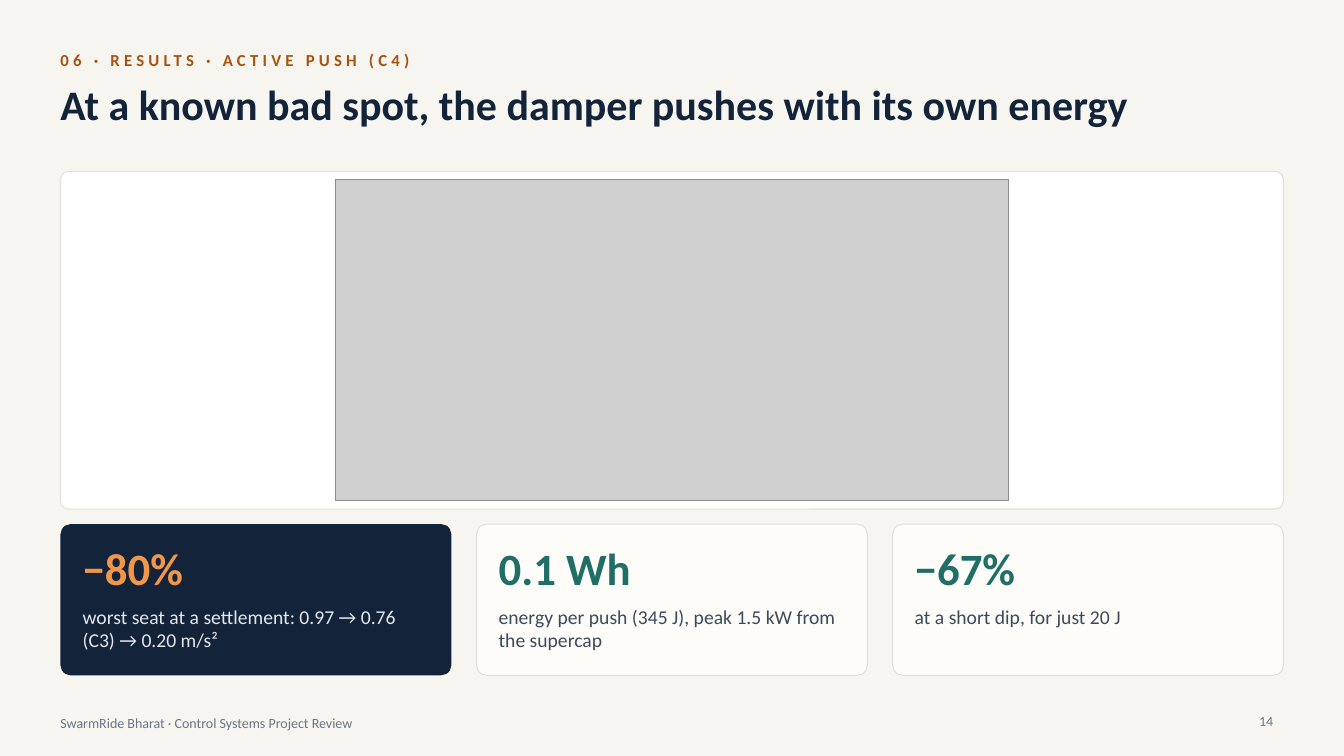
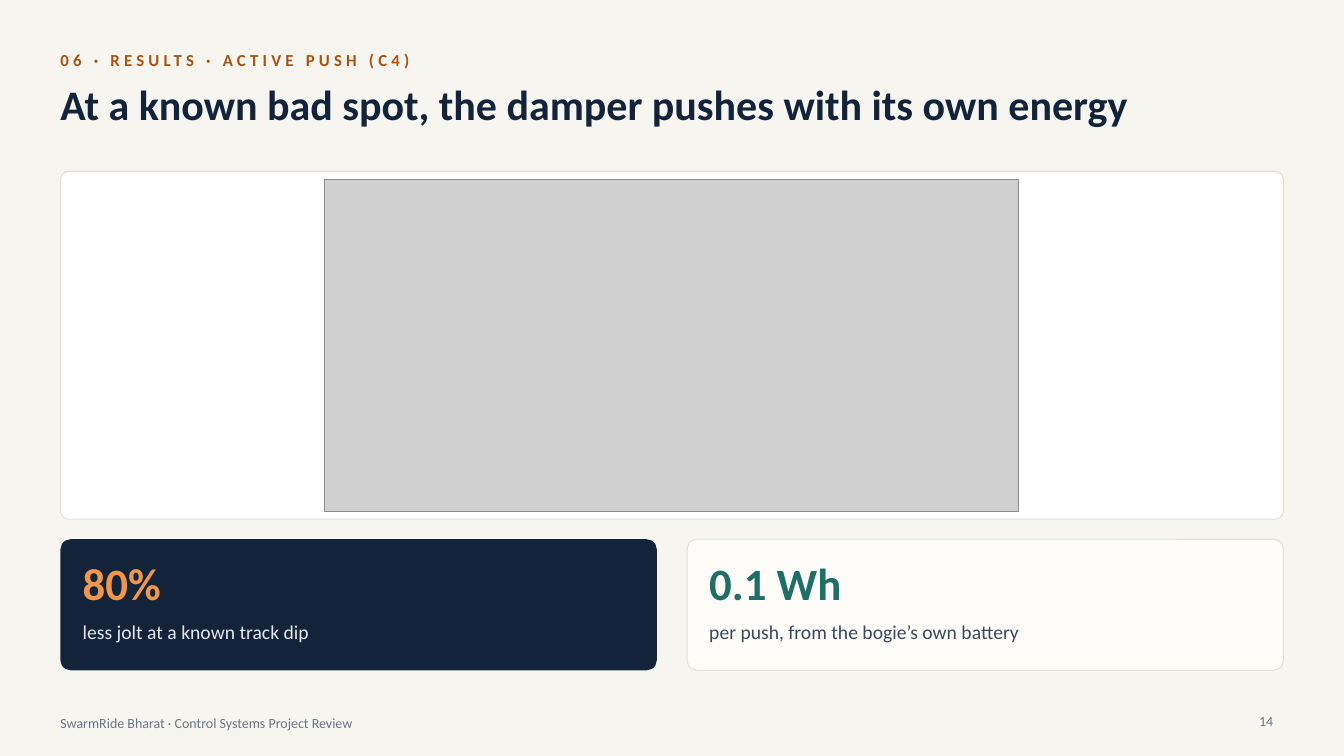
Before and after one commit to Sangeeth0301/SwarmRide-Bharat, a slide deck: slide 14 of presentation/SwarmRide_Bharat_Project_Review.pptx. Drawn at 1344x756 pixels with LibreOffice and Linux fonts; fonts in the diff are those of the drawing; grey boxes stand for pictures. Boxes give left, top, right and bottom in pixels: in the first picture for what was removed or moved away, otherwise in the second. Text is boxed around its words. In the diff, an @@ line names an element or a change of style, - is before the commit and + after.

```diff
--- a/presentation/SwarmRide_Bharat_Project_Review.pptx
+++ b/presentation/SwarmRide_Bharat_Project_Review.pptx
@@ rounded rectangle: place and size @@
-rounded rectangle at (60,171,1284,509)
+rounded rectangle at (60,171,1284,519)
@@ picture: place and size @@
-picture at (336,179,1009,501)
+picture at (325,179,1019,511)
@@ rounded rectangle: place and size @@
-rounded rectangle at (60,524,452,676)
+rounded rectangle at (60,539,657,670)
@@ proportions changed in 3 elements at (60,171,1284,519), (60,539,657,670), (688,539,1285,670) @@
@@ rounded rectangle: place and size @@
-rounded rectangle at (477,524,868,676)
+rounded rectangle at (688,539,1285,670)
@@ rounded rectangle removed at (893,524,1285,676) @@
@@ text at (83,569,161,601): text changed @@
-−80%
+80%
@@ text "0.1 Wh": place and size @@
-text "0.1 Wh" at (499,553,631,586)
+text "0.1 Wh" at (709,568,842,601)
@@ text removed at (915,554,1015,586) @@
-−67%
@@ text at (83,625,309,643): text changed @@
-worst seat at a settlement: 0.97 → 0.76 (C3) → 0.20 m/s²
+less jolt at a known track dip
@@ text at (709,625,1018,643): text changed @@
-energy per push (345 J), peak 1.5 kW from the supercap
+per push, from the bogie’s own battery
@@ text removed at (915,610,1120,628) @@
-at a short dip, for just 20 J
```
Also in this commit, not shown: 5 other slides changed, 1 slide added, 1 slide removed.
